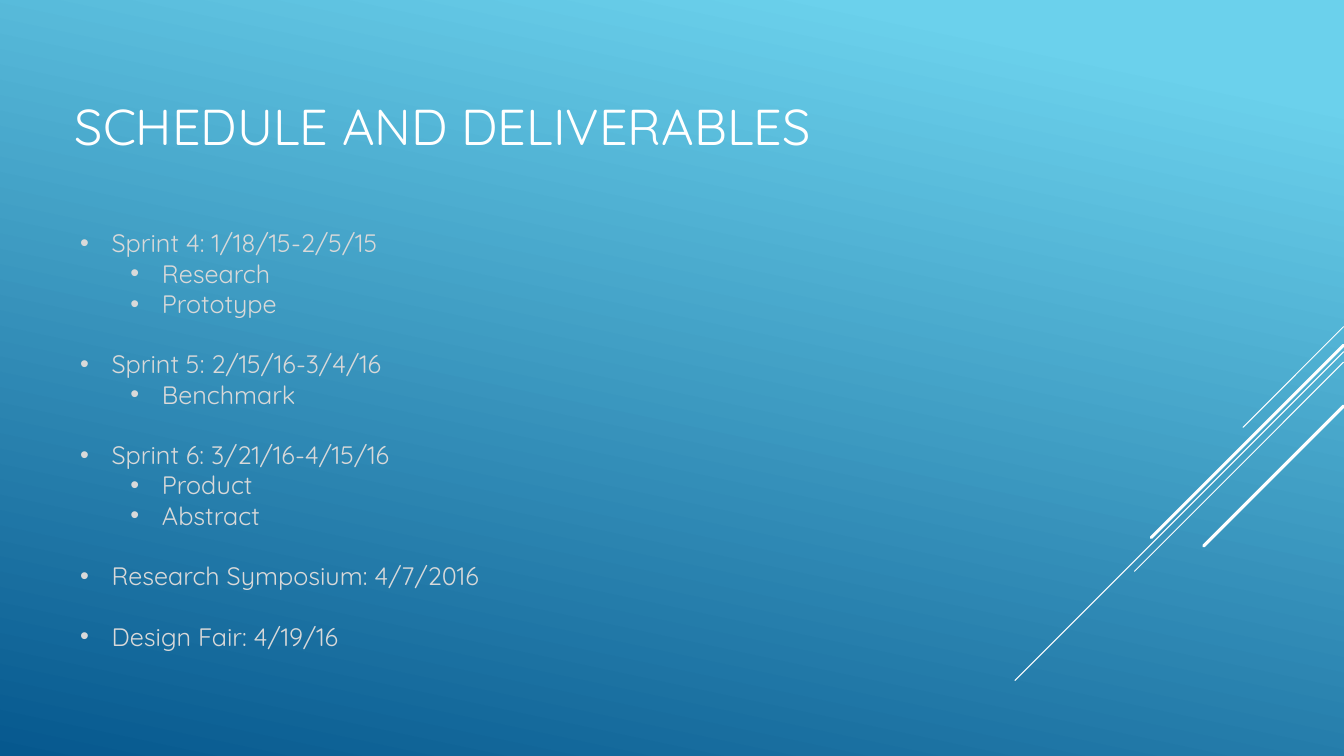
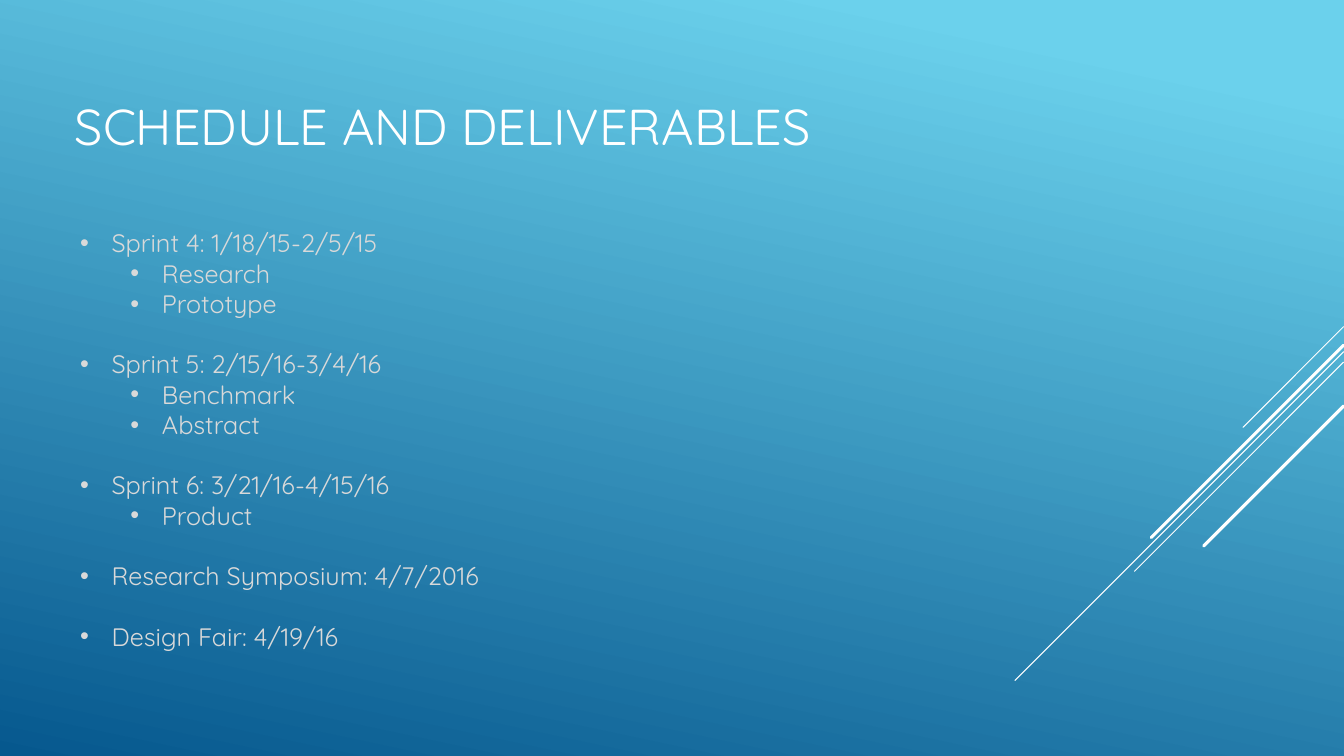
Before and after one commit to SDSMT-CSC464-F15/arm, a slide deck: slide 13 of Documents/ClientPresent2.pptx. Drawn at 1344x756 pixels with LibreOffice and Linux fonts; fonts in the diff are those of the drawing. Boxes give left, top, right and bottom in pixels: in the first picture for what was removed or moved away, otherwise in the second. Text is boxed around its words. In the diff, an @@ line names an element or a change of style, - is before the commit and + after.

```diff
--- a/Documents/ClientPresent2.pptx
+++ b/Documents/ClientPresent2.pptx
@@ text at (162,415,260,434): paragraph added @@
+  • Abstract
@@ text at (162,506,260,525): paragraph removed @@
-  • Abstract
```
Also in this commit, not shown: 1 other slide changed.
